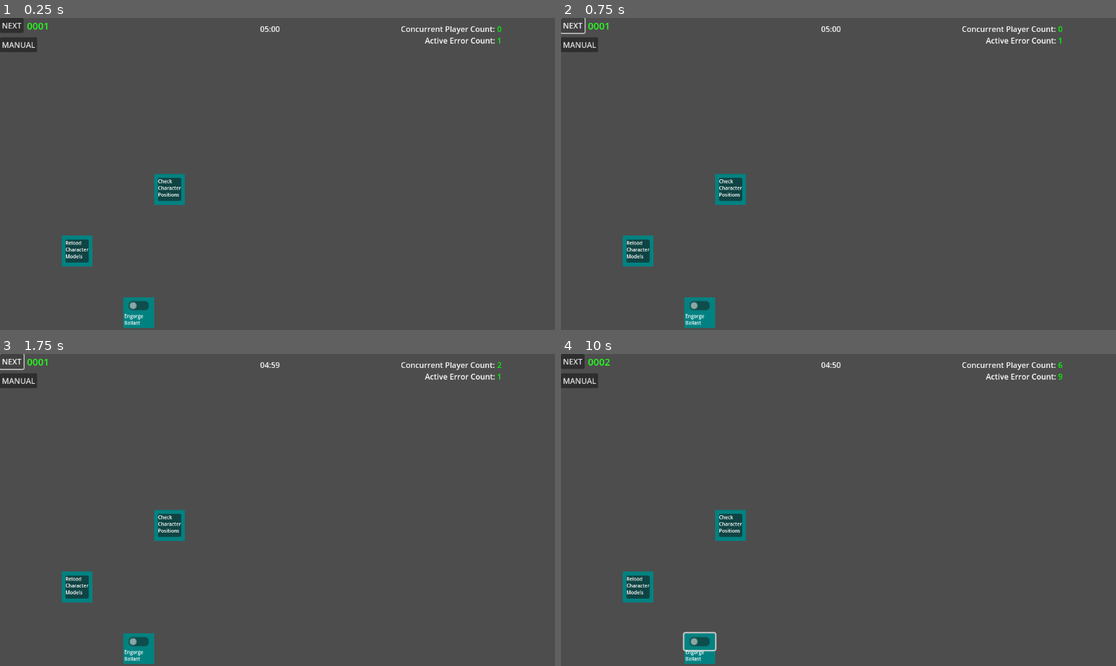
Above: before the commit, frames 1-4 (two rows, left to right).
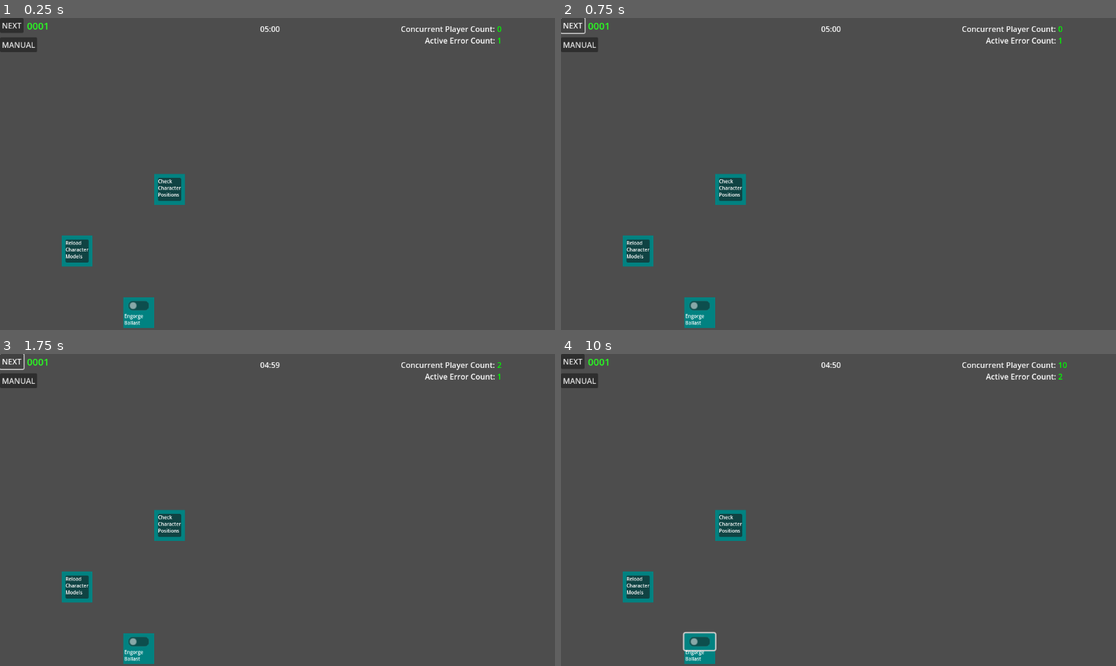
Above: after the commit, the same moments.

Repository: Carth501/team-ferret
Game: Godot game, scene res://scenes/cubicle.tscn
Same seed, same stepped clock (60 frames per second), same inputs: the game is played once before the commit and once after it.
Inputs (mouse positions are in pixels of both pictures, inside the frame that each line leads up to):
- Up to frame 1 (0.25 s): no input
- Up to frame 2 (0.75 s): click "NEXT" at 0.5 s
- Up to frame 3 (1.75 s): click "NEXT" at 1.25 s
- Up to frame 4 (10 s): click (733, 525) at 2.02 s; click (699, 641) at 2.75 s; click "MANUAL" at 3.5 s; click "NEXT" at 4.25 s; click "NEXT" at 5 s; click "PREVIOUS" at 5.75 s; click (733, 525) at 6.52 s; click (699, 641) at 7.25 s; click "MANUAL" at 8 s; click (733, 525) at 8.77 s; click (699, 641) at 9.5 s

Frames 1-3 are identical in both runs. In frame 4, less than 0.1% of the frame differs, in the area x 7-92%, y 1-9%.

Commit message:
test using log to adjust the error probability

Diff:
--- a/scenes/cubicle.tscn
+++ b/scenes/cubicle.tscn
@@ -49,7 +49,7 @@
 [node name="ErrorFactory" type="Node" parent="." node_paths=PackedStringArray("cubicle_instance")]
 script = ExtResource("4_cxbfh")
 cubicle_instance = NodePath("..")
-probability = 0.7
+probability = 0.2
 
 [node name="manual" parent="." instance=ExtResource("5_neuwc")]
 offset_top = 40.0
--- a/scripts/error_factory.gd
+++ b/scripts/error_factory.gd
@@ -8,7 +8,7 @@
 var concurrent_player_count = 0
 var error_list: Array = []
 var rng = RandomNumberGenerator.new()
-@export var probability = 0.1
+@export var probability: float = 0.1
 
 func _ready():
 	if(cubicle_instance == null):
@@ -42,8 +42,10 @@
 func roll_new_error():
 	rng.seed = concurrent_player_count
 	var roll = rng.randf()
-	if(roll < probability):
-		generate_new_error(roll * (1 / probability))
+	var probability_offset = log(concurrent_player_count) / 100
+	var adjusted_probability = probability + probability_offset
+	if(roll < adjusted_probability):
+		generate_new_error(roll * (1 / adjusted_probability))
 
 func generate_new_error(error_roll: float):
 	if(error_list.size() == 0):
